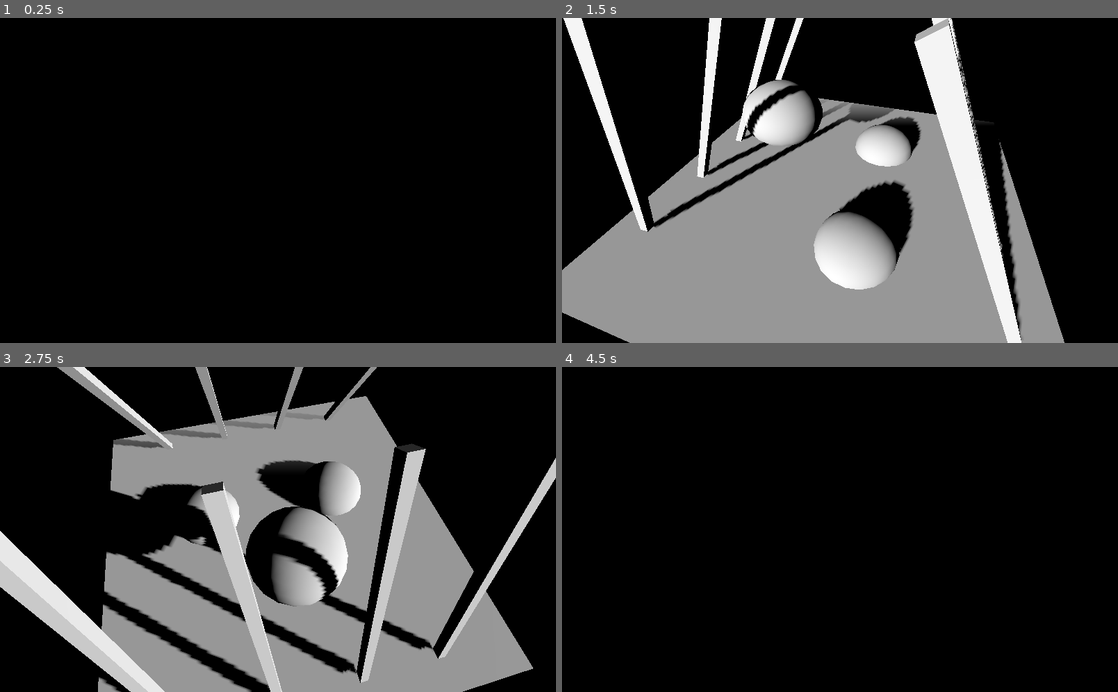
Above: before the commit, frames 1-4 (two rows, left to right).
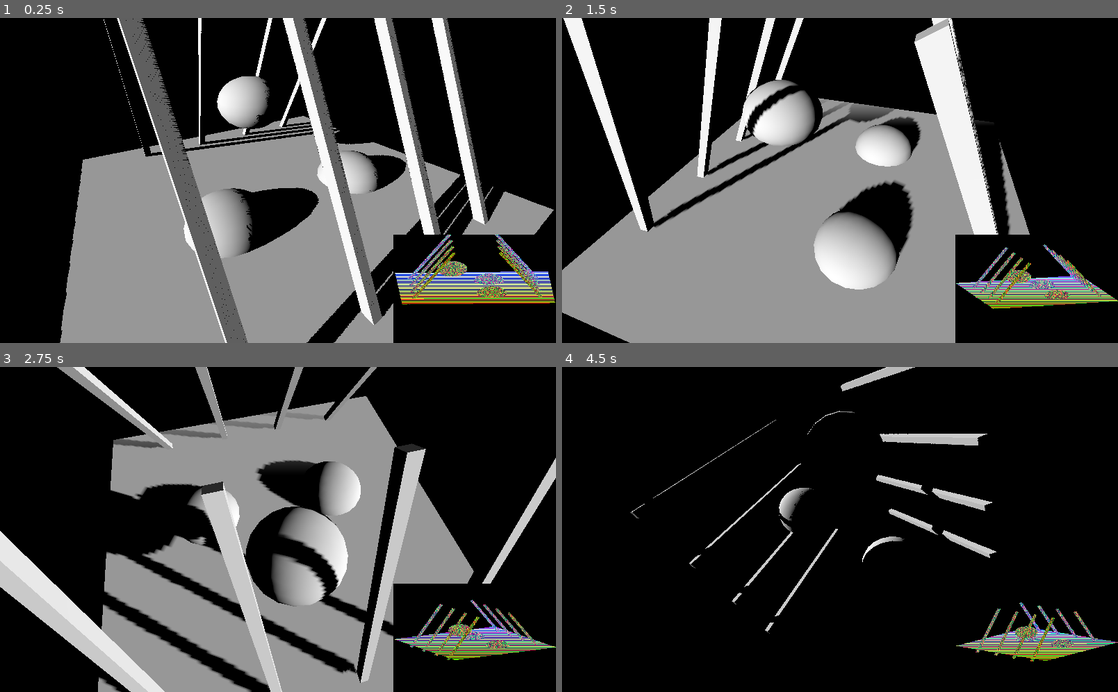
Above: after the commit, the same moments.

Repository: galmiza/godot-custom-shadow-mapping
Game: Godot game, scene res://Scene.tscn
Same seed, same stepped clock (60 frames per second), same inputs: the game is played once before the commit and once after it.
Inputs (mouse positions are in pixels of both pictures, inside the frame that each line leads up to):
- Up to frame 1 (0.25 s): no input
- Up to frame 2 (1.5 s): move the mouse to (962, 164) at 0.52 s; hold Up (ui_up) 0.53-1.25 s; click (962, 164) at 0.67 s; drag from (728, 196) to (812, 245) at 1.27 s
- Up to frame 3 (2.75 s): move the mouse to (333, 458) at 2.02 s; hold Up (ui_up) from 2.03 s (still down)
- Up to frame 4 (4.5 s): release Up (ui_up) at 2.75 s; drag from (812, 594) to (673, 480) at 2.77 s; move the mouse to (1006, 578) at 3.52 s; hold Down (ui_down) 3.53-4.25 s; drag from (673, 480) to (756, 448) at 4.27 s

The runs differ from the first frame. In frame 1, 47% of the frame differs, in the area x 10-100%, y 0-100%; in frame 2, 6.3%; in frame 3, 6.6%; in frame 4, 4.5%.

Commit message:
Automatically adjusted light view camera to fit all get all objects of the scene into the shadow map

Diff:
--- a/src/Scene.tscn
+++ b/src/Scene.tscn
@@ -106,15 +106,11 @@
 transform = Transform( 0.877825, 0.223463, -0.42366, -0.100044, 0.950532, 0.294075, 0.468418, -0.215762, 0.856756, -6.61058, 5.5507, 14.6313 )
 projection = 1
 current = true
-size = 12.0
-near = 10.0
-far = 30.0
 script = ExtResource( 1 )
 
 [node name="CanvasLayer" type="CanvasLayer" parent="."]
 
 [node name="ShadowMap" type="MeshInstance2D" parent="CanvasLayer"]
-visible = false
 position = Vector2( 875, 500 )
 scale = Vector2( 300, 200 )
 mesh = SubResource( 4 )
--- /dev/null
+++ b/src/ViewABB.gd
@@ -0,0 +1,35 @@
+#
+# View Aligned Bounding Box
+# Computes a bounding box in a specific base
+#
+class ViewABB:
+	var transform: Transform
+	var _max: Vector3
+	var _min: Vector3
+
+	func set_transform(t: Transform):
+		transform = t
+	func reset():
+		_max = Vector3(-1e20,-1e20,-1e20)
+		_min = Vector3( 1e20, 1e20, 1e20)
+
+	func add_point(node: Node, point: Vector3):
+		var a: Vector3 = node.get_transform().xform(point) # point in global space
+		var b: Vector3 = transform.xform_inv(a) # get point in the ViewABB space
+		_max.x = max(_max.x,b.x)
+		_max.y = max(_max.y,b.y)
+		_max.z = max(_max.z,b.z)
+		_min.x = min(_min.x,b.x)
+		_min.y = min(_min.x,b.y)
+		_min.z = min(_min.z,b.z)
+
+	func add_node(node: Node):
+		var aabb: AABB = node.get_aabb()
+		add_point(node,Vector3(aabb.position.x,aabb.position.y,aabb.position.z))
+		add_point(node,Vector3(aabb.position.x,aabb.position.y,aabb.end.z))
+		add_point(node,Vector3(aabb.position.x,aabb.end.y,aabb.position.z))
+		add_point(node,Vector3(aabb.position.x,aabb.end.y,aabb.end.z))
+		add_point(node,Vector3(aabb.end.x,aabb.position.y,aabb.position.z))
+		add_point(node,Vector3(aabb.end.x,aabb.position.y,aabb.end.z))
+		add_point(node,Vector3(aabb.end.x,aabb.end.y,aabb.position.z))
+		add_point(node,Vector3(aabb.end.x,aabb.end.y,aabb.end.z))
--- a/src/Viewport.gd
+++ b/src/Viewport.gd
@@ -1,13 +1,13 @@
 extends Viewport
 
-# Preallocate memory for matrices
+# Preload materials
 var mat1: ShaderMaterial = preload("res://shadermaterial_depthmap.tres") # depth map material
 var mat2: ShaderMaterial = preload("res://shadermaterial_light1.tres") # shadow rendering material
+const ViewABB = preload("res://ViewABB.gd").ViewABB # load class ViewABB
 
 # Duplicate all mesh for the shadow pass
 func _ready():
-	var root: Node = get_parent()
-	for node in root.get_children():
+	for node in  get_parent().get_children():
 		if node is MeshInstance:
 			var copy: Node = node.duplicate()
 			copy.set_surface_material(0,mat1) # one set of objects for the depth map
@@ -16,22 +16,36 @@
 
 # Update material of objects in the scene
 func reload(type: int):
-	var root: Node = get_parent()
-	for node in root.get_children():
+	for node in get_parent().get_children():
 		if node is MeshInstance:
 			if type==1: node.set_surface_material(0,null) # if object has no material, the default pipeline is used
 			if type==2: node.set_surface_material(0,mat2)
 
 # Create light views and update shader parameters
 export var bias: float = -0.005
+var vabb: ViewABB = ViewABB.new()
 func _process(delta):
 
+	# Project AABB corner of all objects into our light view camera base to see how we should scale it (=which near,far,size?)
+	var c: Camera = $CameraOrthogonalLightView
+	vabb.reset() # reset our light view aligned bounding box
+	vabb.set_transform(c.get_transform())
+	for node in get_parent().get_children():
+		if node is MeshInstance:
+			vabb.add_node(node)
+
+	# Setup the light view camera
+	c.set_znear(-vabb._max.z) # set near so that the nearest object is inside the camera frustum
+	c.set_zfar(-vabb._min.z) # set far so that the furthest object is inside the camera frustum
+	c.translate_object_local(Vector3(-(vabb._max.x+vabb._min.x)/2,-(vabb._max.y+vabb._min.y)/2,0)) # adjust position of the camera
+	c.set_size(max(vabb._max.x-vabb._min.x,vabb._max.y-vabb._min.y)) # scale so that all objects are in the camera frustum
+
 	# Compute orthogonal light view
-	var c: Camera = $CameraOrthogonalLightView
-	var light_lookat: Transform = Transform(Basis(),c.get_transform().origin)
-	light_lookat = light_lookat.looking_at(c.get_transform().origin-c.get_transform().basis.z,c.get_transform().basis.y).affine_inverse()
+	var t: Transform = c.get_transform()
+	var light_lookat: Transform = Transform(Basis(),t.origin)
+	light_lookat = light_lookat.looking_at(t.origin-t.basis.z,t.basis.y).affine_inverse()
 
-	# Compensate the attribute 'size' of the camera which scales the lookat (but need to be scale not to discard objects not visible by the camera)
+	# Compensate the scale of the camera and produce a scale independent lookat matrix to be used in the lighting shader
 	var size_inv: float = 1.0/c.get_size()
 	var light_scaled_lookat: Transform = light_lookat
 	light_scaled_lookat = light_scaled_lookat.scaled(Vector3(size_inv,size_inv,1))
@@ -41,7 +55,7 @@
 	mat1.set_shader_param("uFar",c.get_zfar())
 	mat1.set_shader_param("uLookAtView",light_lookat)
 	mat2.set_shader_param("uBias",bias)
-	mat2.set_shader_param("uLightDirection",-c.get_transform().basis.z)
+	mat2.set_shader_param("uLightDirection",-t.basis.z)
 	mat2.set_shader_param("uNear",c.get_znear())
 	mat2.set_shader_param("uFar",c.get_zfar())
 	mat2.set_shader_param("uTextureDepth",get_texture())
